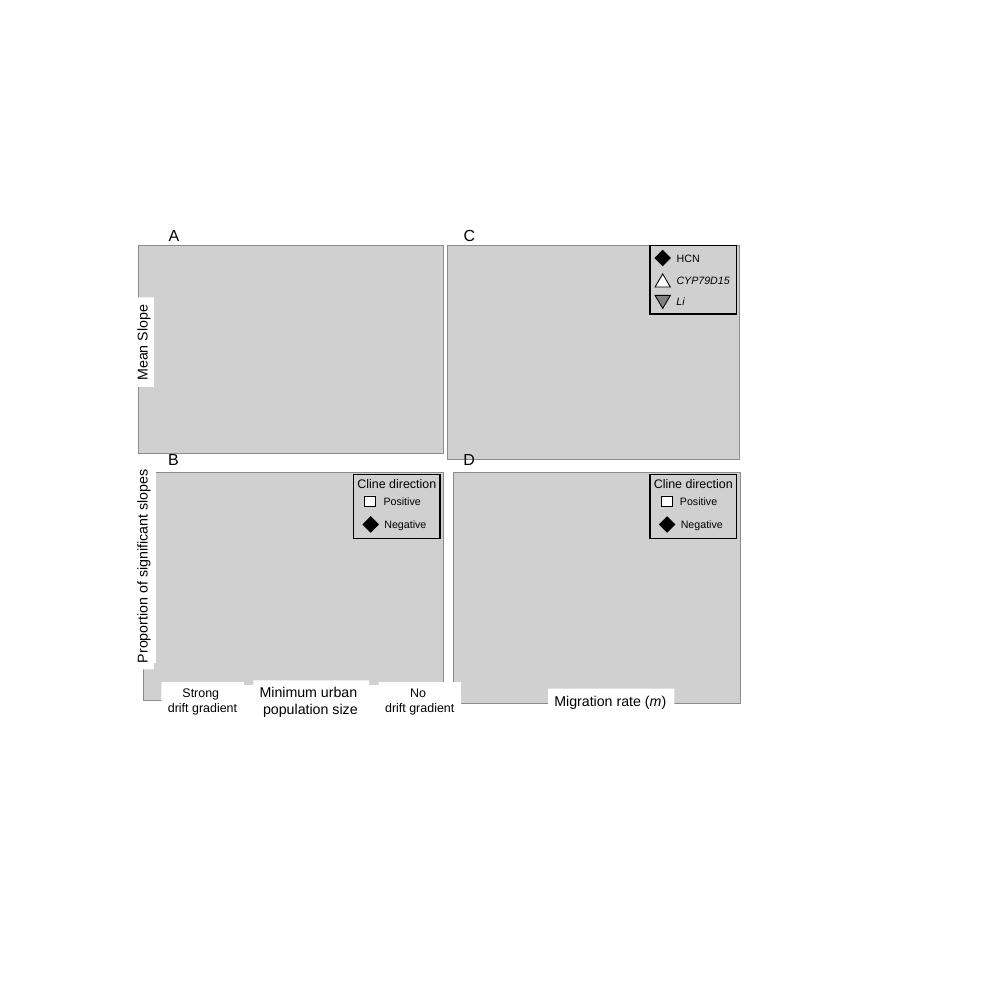
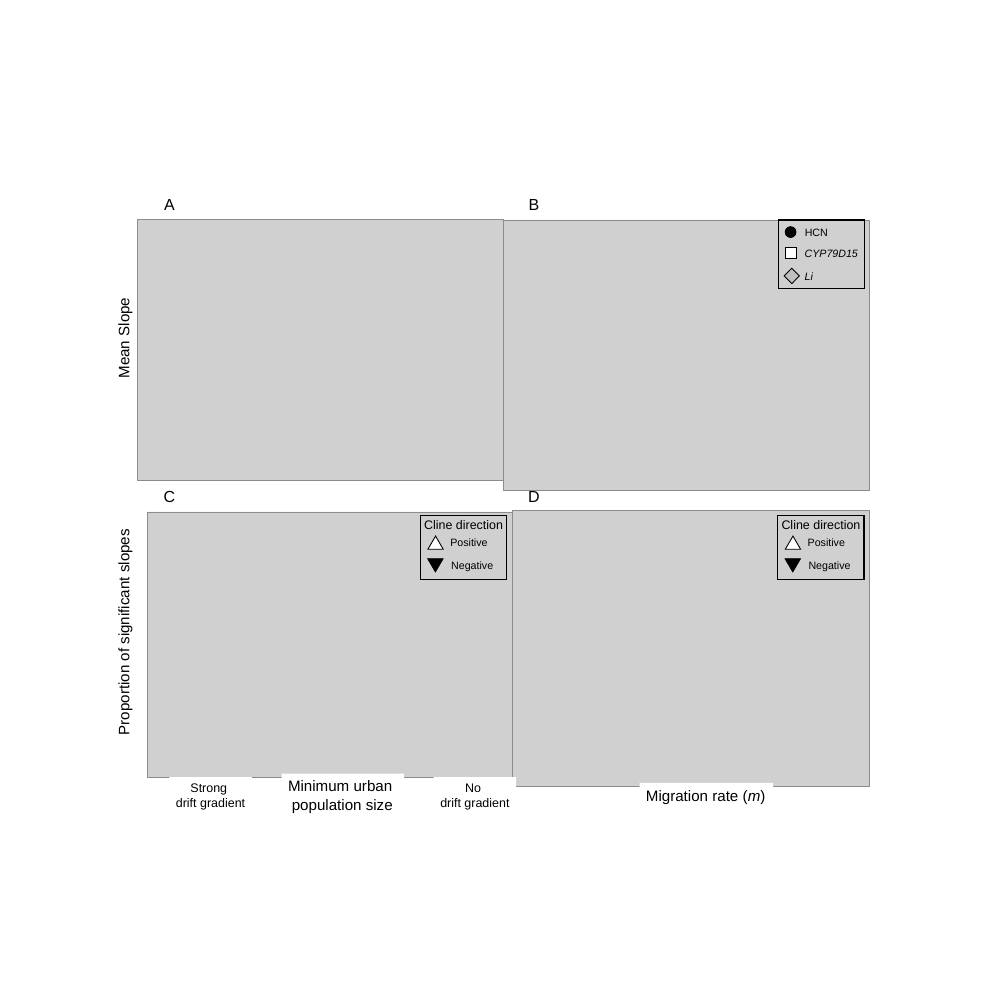
Before and after one commit to James-S-Santangelo/Simulating-Evolutionary-Clines-SEC-, a slide deck: slide 4 of SEC_Writings/SEC_Manuscript-Figures.pptx. Drawn at 1008x1008 pixels with LibreOffice and Linux fonts; fonts in the diff are those of the drawing; grey boxes stand for pictures. Boxes give left, top, right and bottom in pixels: in the first picture for what was removed or moved away, otherwise in the second. Text is boxed around its words. In the diff, an @@ line names an element or a change of style, - is before the commit and + after.

```diff
--- a/SEC_Writings/SEC_Manuscript-Figures.pptx
+++ b/SEC_Writings/SEC_Manuscript-Figures.pptx
@@ text "A": place and size @@
-text "A" at [169,230,180,241]
+text "A" at [164,199,175,210]
@@ text "B": place and size @@
-text "B" at [168,453,179,465]
+text "B" at [529,199,540,210]
@@ picture: place and size @@
-picture at [138,245,444,453]
+picture at [138,220,504,480]
@@ 2 texts, 1 rectangle: place and size @@
-2 texts, 1 rectangle at [650,245,737,314]
+2 texts, 1 rectangle at [778,220,865,288]
@@ rectangle: place and size @@
-rectangle at [655,251,670,266]
+rectangle at [784,268,800,284]
@@ rectangle at [784,268,800,284]: fill #000000 to #BFBFBF @@
@@ rectangle: place and size @@
-rectangle at [365,496,376,507]
+rectangle at [785,248,796,259]
@@ text "CYP79D15": place and size @@
-text "CYP79D15" at [677,276,730,284]
+text "CYP79D15" at [805,249,858,257]
@@ rectangle "Mean Slope": place and size @@
-rectangle "Mean Slope" at [130,297,154,387]
+rectangle "Mean Slope" at [111,290,136,385]
@@ text "C": place and size @@
-text "C" at [464,230,476,241]
+text "C" at [164,491,176,502]
@@ text "D": place and size @@
-text "D" at [463,454,475,469]
+text "D" at [528,489,540,502]
@@ rectangle "Proportion of significant slopes": place and size @@
-rectangle "Proportion of significant slopes" at [130,461,154,670]
+rectangle "Proportion of significant slopes" at [111,521,136,742]
@@ picture: place and size @@
-picture at [143,473,444,701]
+picture at [148,512,512,777]
@@ 3 texts, 1 rectangle: place and size @@
-3 texts, 1 rectangle at [354,474,440,538]
+3 texts, 1 rectangle at [420,516,507,580]
@@ text "Cline direction": place and size @@
-text "Cline direction" at [654,479,733,488]
+text "Cline direction" at [782,520,860,529]
@@ rectangle: place and size @@
-rectangle at [650,474,737,538]
+rectangle at [778,516,864,580]
@@ triangle: place and size @@
-triangle at [655,274,670,287]
+triangle at [785,536,801,550]
@@ text "Positive": place and size @@
-text "Positive" at [680,497,717,505]
+text "Positive" at [808,538,845,546]
@@ group added at [428,220,869,787]: 3 triangles, 2 pictures, 1 ellipse @@
@@ text "Negative": place and size @@
-text "Negative" at [681,520,723,530]
+text "Negative" at [809,561,851,571]
@@ group removed at [143,245,740,706]: 5 rectangles, 2 pictures, 1 triangle @@
@@ rectangle "Strong": place and size @@
-rectangle "Strong" at [161,682,244,719]
+rectangle "Strong" at [170,777,252,813]
@@ rectangle "Minimum urban": place and size @@
-rectangle "Minimum urban" at [253,680,369,721]
+rectangle "Minimum urban" at [282,774,404,817]
@@ rectangle "No": place and size @@
-rectangle "No" at [378,682,461,719]
+rectangle "No" at [434,777,516,813]
@@ size 16 to 17 pt in 4 elements at [111,290,136,385], [111,521,136,742], [282,774,404,817], [639,783,772,808] @@
@@ rectangle "Migration rate (m)": place and size @@
-rectangle "Migration rate (m)" at [548,689,675,712]
+rectangle "Migration rate (m)" at [639,783,772,808]
```
Also in this commit, not shown: 2 other slides changed, 14 other files.
